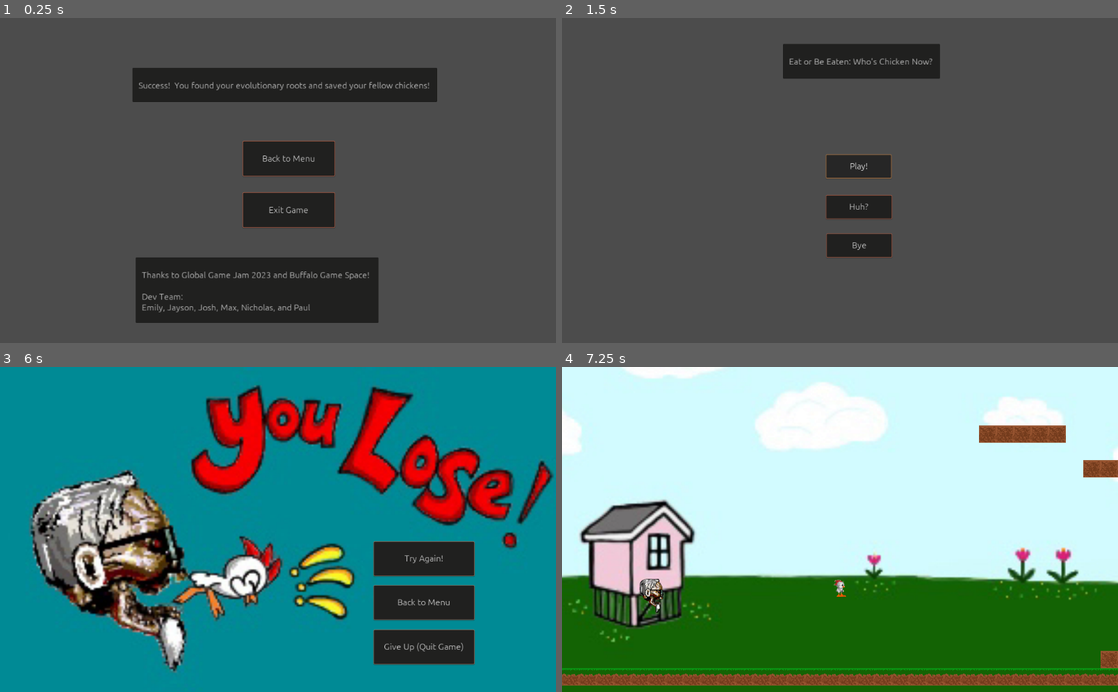
Above: before the commit, frames 1-4 (two rows, left to right).
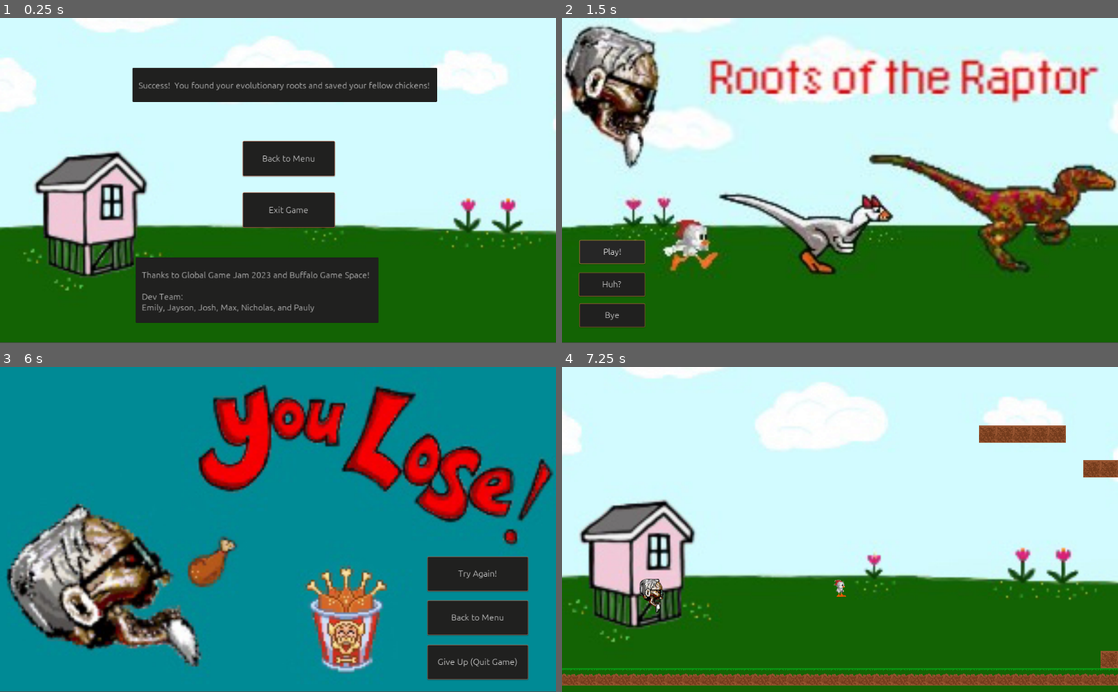
Above: after the commit, the same moments.

Repository: crampeet/eat-or-be-eaten
Game: Godot game, scene res://Scenes/win.tscn
Same seed, same stepped clock (60 frames per second), same inputs: the game is played once before the commit and once after it. This scene is started directly instead of the project's main scene. Sound files missing from this copy of the repository are replaced by a short silence.
Inputs:
- Up to frame 1 (0.25 s): no input
- Up to frame 2 (1.5 s): click "Back to Menu" at 0.5 s; click "Play!" at 1.25 s
- Up to frame 3 (6 s): hold D (move_right) 2.03-3.53 s; tap Space (jump) at 2.27, 3.02, 4.52, 5.27 s; hold A (move_left) 3.53-4.28 s; hold D (move_right) 4.28-5.78 s; hold A (move_left) from 5.78 s (still down)
- Up to frame 4 (7.25 s): tap Space (jump) at 6.02 s; release A (move_left) at 6.5 s; click "Try Again!" at 6.5 s

The runs differ from the first frame. In frame 1, 81% of the frame differs, in the area x 0-100%, y 0-100%; in frame 2, 99%; in frame 3, 38%; in frame 4, nothing differs.

Commit message:
Added eggs and splash screen art
Updated with more art and refined music

Diff:
--- /dev/null
+++ b/GameData/Scenes/eggs.tscn
@@ -0,0 +1,71 @@
+[gd_scene load_steps=12 format=2]
+
+[ext_resource path="res://Assets/egg/Egg-Cracking.png" type="Texture" id=1]
+[ext_resource path="res://Scripts/egg_controller.gd" type="Script" id=2]
+
+[sub_resource type="AtlasTexture" id=9]
+flags = 4
+atlas = ExtResource( 1 )
+region = Rect2( 96, 0, 32, 32 )
+
+[sub_resource type="AtlasTexture" id=10]
+flags = 4
+atlas = ExtResource( 1 )
+region = Rect2( 128, 0, 32, 32 )
+
+[sub_resource type="AtlasTexture" id=1]
+flags = 4
+atlas = ExtResource( 1 )
+region = Rect2( 0, 0, 32, 32 )
+
+[sub_resource type="AtlasTexture" id=2]
+flags = 4
+atlas = ExtResource( 1 )
+region = Rect2( 32, 0, 32, 32 )
+
+[sub_resource type="AtlasTexture" id=3]
+flags = 4
+atlas = ExtResource( 1 )
+region = Rect2( 64, 0, 32, 32 )
+
+[sub_resource type="AtlasTexture" id=4]
+flags = 4
+atlas = ExtResource( 1 )
+region = Rect2( 96, 0, 32, 32 )
+
+[sub_resource type="AtlasTexture" id=5]
+flags = 4
+atlas = ExtResource( 1 )
+region = Rect2( 128, 0, 32, 32 )
+
+[sub_resource type="AtlasTexture" id=11]
+flags = 4
+atlas = ExtResource( 1 )
+region = Rect2( 0, 0, 32, 32 )
+
+[sub_resource type="SpriteFrames" id=8]
+animations = [ {
+"frames": [ SubResource( 9 ), SubResource( 10 ) ],
+"loop": true,
+"name": "celebrate",
+"speed": 5.0
+}, {
+"frames": [ SubResource( 1 ), SubResource( 2 ), SubResource( 3 ), SubResource( 4 ), SubResource( 5 ) ],
+"loop": false,
+"name": "hatch",
+"speed": 5.0
+}, {
+"frames": [ SubResource( 11 ) ],
+"loop": false,
+"name": "idle",
+"speed": 5.0
+} ]
+
+[node name="Egg" type="KinematicBody2D"]
+script = ExtResource( 2 )
+
+[node name="AnimatedSprite" type="AnimatedSprite" parent="."]
+frames = SubResource( 8 )
+animation = "celebrate"
+frame = 1
+playing = true
--- a/GameData/Scenes/lose.tscn
+++ b/GameData/Scenes/lose.tscn
@@ -1,7 +1,7 @@
 [gd_scene load_steps=3 format=2]
 
 [ext_resource path="res://Scenes/ui_lose.tscn" type="PackedScene" id=1]
-[ext_resource path="res://Assets/backgrounds/lose_background.png" type="Texture" id=2]
+[ext_resource path="res://Assets/backgrounds/lose_background_drumsticks.png" type="Texture" id=2]
 
 [node name="Lose Screen" type="Node2D"]
 
@@ -10,8 +10,8 @@
 [node name="Lose Menu" parent="CanvasLayer" instance=ExtResource( 1 )]
 
 [node name="Background" type="Sprite" parent="CanvasLayer"]
-position = Vector2( -62, 0 )
-scale = Vector2( 3.4, 3.4 )
+position = Vector2( -40, 0 )
+scale = Vector2( 3.33, 3.33 )
 z_index = -1
 texture = ExtResource( 2 )
 centered = false
--- a/GameData/Scenes/main.tscn
+++ b/GameData/Scenes/main.tscn
@@ -1,14 +1,10 @@
-[gd_scene load_steps=89 format=2]
+[gd_scene load_steps=85 format=2]
 
 [ext_resource path="res://Assets/jungle tileset/jungle tileset.png" type="Texture" id=1]
 [ext_resource path="res://Scenes/player.tscn" type="PackedScene" id=2]
 [ext_resource path="res://Scenes/ui_pause.tscn" type="PackedScene" id=3]
-[ext_resource path="res://Assets/parallax background/plx-4-big.png" type="Texture" id=4]
-[ext_resource path="res://Assets/parallax background/plx-1-big.png" type="Texture" id=5]
-[ext_resource path="res://Assets/parallax background/plx-3-big.png" type="Texture" id=6]
-[ext_resource path="res://Assets/parallax background/plx-2-big.png" type="Texture" id=7]
+[ext_resource path="res://Scenes/eggs.tscn" type="PackedScene" id=4]
 [ext_resource path="res://Assets/ground tiles/Ground_Tile-1.png" type="Texture" id=8]
-[ext_resource path="res://Assets/parallax background/plx-5-big.png" type="Texture" id=9]
 [ext_resource path="res://Scripts/main_controller.gd" type="Script" id=10]
 [ext_resource path="res://Scenes/kernel.tscn" type="PackedScene" id=11]
 [ext_resource path="res://Assets/backgrounds/farm_background1_png.png" type="Texture" id=12]
@@ -1522,48 +1518,6 @@
 texture = ExtResource( 22 )
 centered = false
 
-[node name="ParallaxBackground" type="ParallaxBackground" parent="."]
-visible = false
-scroll_ignore_camera_zoom = true
-
-[node name="ParallaxLayer" type="ParallaxLayer" parent="ParallaxBackground"]
-motion_scale = Vector2( 0, 1 )
-motion_mirroring = Vector2( 1152, 648 )
-
-[node name="Sprite" type="Sprite" parent="ParallaxBackground/ParallaxLayer"]
-texture = ExtResource( 5 )
-region_rect = Rect2( 0, 0, 1152, 648 )
-region_filter_clip = true
-
-[node name="ParallaxLayer2" type="ParallaxLayer" parent="ParallaxBackground"]
-motion_scale = Vector2( 0.6, 1 )
-motion_mirroring = Vector2( 1152, 648 )
-
-[node name="Sprite" type="Sprite" parent="ParallaxBackground/ParallaxLayer2"]
-texture = ExtResource( 7 )
-region_rect = Rect2( 0, 0, 1152, 648 )
-
-[node name="ParallaxLayer3" type="ParallaxLayer" parent="ParallaxBackground"]
-motion_scale = Vector2( 0.7, 1 )
-motion_mirroring = Vector2( 1150, 0 )
-
-[node name="Sprite" type="Sprite" parent="ParallaxBackground/ParallaxLayer3"]
-texture = ExtResource( 6 )
-
-[node name="ParallaxLayer4" type="ParallaxLayer" parent="ParallaxBackground"]
-motion_scale = Vector2( 0.8, 1 )
-motion_mirroring = Vector2( 1150, 0 )
-
-[node name="Sprite" type="Sprite" parent="ParallaxBackground/ParallaxLayer4"]
-texture = ExtResource( 4 )
-
-[node name="ParallaxLayer5" type="ParallaxLayer" parent="ParallaxBackground"]
-motion_scale = Vector2( 0.9, 1 )
-motion_mirroring = Vector2( 1150, 0 )
-
-[node name="Sprite" type="Sprite" parent="ParallaxBackground/ParallaxLayer5"]
-texture = ExtResource( 9 )
-
 [node name="Backgrounds" type="Node2D" parent="."]
 z_index = -10
 
@@ -1616,5 +1570,22 @@
 [node name="AudioWin" type="AudioStreamPlayer2D" parent="."]
 stream = ExtResource( 23 )
 
+[node name="EggFriends" type="Node2D" parent="."]
+
+[node name="Egg1" parent="EggFriends" instance=ExtResource( 4 )]
+position = Vector2( 5671, 239 )
+
+[node name="Egg2" parent="EggFriends" instance=ExtResource( 4 )]
+position = Vector2( 5613, 239 )
+
+[node name="Egg3" parent="EggFriends" instance=ExtResource( 4 )]
+position = Vector2( 5546, 239 )
+
+[node name="Egg4" parent="EggFriends" instance=ExtResource( 4 )]
+position = Vector2( 5468, 240 )
+
+[node name="Egg5" parent="EggFriends" instance=ExtResource( 4 )]
+position = Vector2( 5745, 238 )
+
 [connection signal="body_entered" from="WinArea" to="." method="_on_WinArea_body_entered"]
 [connection signal="body_entered" from="DevolveArea1" to="player" method="_on_DevolveArea1_body_entered"]
--- a/GameData/Scenes/start.tscn
+++ b/GameData/Scenes/start.tscn
@@ -1,6 +1,7 @@
-[gd_scene load_steps=2 format=2]
+[gd_scene load_steps=3 format=2]
 
 [ext_resource path="res://Scenes/ui_start.tscn" type="PackedScene" id=1]
+[ext_resource path="res://Assets/backgrounds/load_screen.png" type="Texture" id=2]
 
 [node name="Start Screen" type="Node2D"]
 
@@ -9,3 +10,8 @@
 [node name="Start Menu" parent="CanvasLayer" instance=ExtResource( 1 )]
 
 [node name="Background" type="Sprite" parent="CanvasLayer"]
+position = Vector2( -10, 0 )
+scale = Vector2( 3.33, 3.33 )
+z_index = -1
+texture = ExtResource( 2 )
+centered = false
--- a/GameData/Scenes/ui_lose.tscn
+++ b/GameData/Scenes/ui_lose.tscn
@@ -22,26 +22,26 @@
 scroll_active = false
 
 [node name="Replay Button" type="Button" parent="."]
-margin_left = 688.0
-margin_top = 322.0
-margin_right = 874.0
-margin_bottom = 386.0
+margin_left = 787.0
+margin_top = 350.0
+margin_right = 973.0
+margin_bottom = 414.0
 theme = ExtResource( 1 )
 text = "Try Again!"
 
 [node name="Back to Menu Button" type="Button" parent="."]
-margin_left = 688.0
-margin_top = 403.0
-margin_right = 874.0
-margin_bottom = 467.0
+margin_left = 787.0
+margin_top = 431.0
+margin_right = 973.0
+margin_bottom = 495.0
 theme = ExtResource( 1 )
 text = "Back to Menu"
 
 [node name="Quit Button" type="Button" parent="."]
-margin_left = 688.0
-margin_top = 485.0
-margin_right = 874.0
-margin_bottom = 549.0
+margin_left = 787.0
+margin_top = 513.0
+margin_right = 973.0
+margin_bottom = 577.0
 theme = ExtResource( 1 )
 text = "Give Up (Quit Game)"
 
--- a/GameData/Scenes/ui_start.tscn
+++ b/GameData/Scenes/ui_start.tscn
@@ -13,30 +13,31 @@
 script = ExtResource( 2 )
 
 [node name="Play Button" type="Button" parent="."]
-margin_left = 486.0
-margin_top = 252.0
-margin_right = 607.0
-margin_bottom = 296.0
+margin_left = 32.0
+margin_top = 410.0
+margin_right = 153.0
+margin_bottom = 454.0
 theme = ExtResource( 1 )
 text = "Play!"
 
 [node name="How to Play Button" type="Button" parent="."]
-margin_left = 486.0
-margin_top = 327.0
-margin_right = 608.0
-margin_bottom = 371.0
+margin_left = 31.0
+margin_top = 470.0
+margin_right = 153.0
+margin_bottom = 514.0
 theme = ExtResource( 1 )
 text = "Huh?"
 
 [node name="Quit Button" type="Button" parent="."]
-margin_left = 487.0
-margin_top = 398.0
-margin_right = 608.0
-margin_bottom = 442.0
+margin_left = 32.0
+margin_top = 527.0
+margin_right = 153.0
+margin_bottom = 571.0
 theme = ExtResource( 1 )
 text = "Bye"
 
 [node name="RichTextLabel" type="RichTextLabel" parent="."]
+visible = false
 margin_left = 407.0
 margin_top = 48.0
 margin_right = 696.0
--- a/GameData/Scenes/ui_win.tscn
+++ b/GameData/Scenes/ui_win.tscn
@@ -1,9 +1,10 @@
-[gd_scene load_steps=5 format=2]
+[gd_scene load_steps=6 format=2]
 
 [ext_resource path="res://Assets/DarkTheme/Dark.theme" type="Theme" id=1]
 [ext_resource path="res://Scripts/menu_win.gd" type="Script" id=2]
 [ext_resource path="res://Assets/sounds/Hop.wav" type="AudioStream" id=3]
 [ext_resource path="res://Assets/sounds/Peck.wav" type="AudioStream" id=4]
+[ext_resource path="res://Assets/sounds/DeEvolution-youwin.mp3" type="AudioStream" id=5]
 
 [node name="Win Menu" type="Control"]
 anchor_right = 1.0
@@ -36,7 +37,7 @@
 theme = ExtResource( 1 )
 text = "Exit Game"
 
-[node name="RichTextLabel2" type="RichTextLabel" parent="."]
+[node name="CreditsLabel" type="RichTextLabel" parent="."]
 margin_left = 250.0
 margin_top = 442.0
 margin_right = 697.0
@@ -46,7 +47,7 @@
   Thanks to Global Game Jam 2023 and Buffalo Game Space!
 
   Dev Team:
-  Emily, Jayson, Josh, Max, Nicholas, and Paul"
+  Emily, Jayson, Josh, Max, Nicholas, and Pauly"
 scroll_active = false
 
 [node name="AudioClick" type="AudioStreamPlayer2D" parent="."]
@@ -55,5 +56,10 @@
 [node name="AudioQuit" type="AudioStreamPlayer2D" parent="."]
 stream = ExtResource( 3 )
 
+[node name="AudioWin" type="AudioStreamPlayer2D" parent="."]
+position = Vector2( 600, 0 )
+stream = ExtResource( 5 )
+volume_db = -6.0
+
 [connection signal="pressed" from="Back to Menu Button" to="." method="_on_Back_to_Menu_Button_pressed"]
 [connection signal="pressed" from="Quit Button" to="." method="_on_Quit_Button_pressed"]
--- a/GameData/Scenes/win.tscn
+++ b/GameData/Scenes/win.tscn
@@ -1,6 +1,7 @@
-[gd_scene load_steps=2 format=2]
+[gd_scene load_steps=3 format=2]
 
 [ext_resource path="res://Scenes/ui_win.tscn" type="PackedScene" id=1]
+[ext_resource path="res://Assets/backgrounds/farm_background1_png.png" type="Texture" id=2]
 
 [node name="Win Screen" type="Node2D"]
 
@@ -9,3 +10,7 @@
 [node name="Win Menu" parent="CanvasLayer" instance=ExtResource( 1 )]
 
 [node name="Background" type="Sprite" parent="CanvasLayer"]
+scale = Vector2( 3.33, 3.33 )
+z_index = -1
+texture = ExtResource( 2 )
+centered = false
--- /dev/null
+++ b/GameData/Scripts/egg_controller.gd
@@ -0,0 +1,12 @@
+extends Node
+
+onready var player = get_node("AnimatedSprite")
+
+# Called when the node enters the scene tree for the first time.
+func _ready():
+	player.play("idle")
+
+func hatch():
+	player.play("hatch")
+	yield(player, "animation_finished")
+	player.play("celebrate")
--- a/GameData/Scripts/main_controller.gd
+++ b/GameData/Scripts/main_controller.gd
@@ -9,6 +9,11 @@
 	wincount += 1
 	if wincount > 1:
 		print("You Win!")
+		get_node("EggFriends/Egg1").hatch()
+		get_node("EggFriends/Egg2").hatch()
+		get_node("EggFriends/Egg3").hatch()
+		get_node("EggFriends/Egg4").hatch()
+		get_node("EggFriends/Egg5").hatch()
 		$AudioWin.play()
 		# Stop the script until the sound has completed playing.
 		yield($AudioWin, "finished")
--- a/GameData/Scripts/menu_win.gd
+++ b/GameData/Scripts/menu_win.gd
@@ -1,5 +1,7 @@
 extends Control
 
+func _ready():
+	$AudioWin.play()
 
 func _on_Back_to_Menu_Button_pressed():
 	$AudioClick.play()
--- a/GameData/project.godot
+++ b/GameData/project.godot
@@ -50,9 +50,10 @@
 
 [application]
 
-config/name="Who is Chicken Now"
+config/name="Roots of the Raptor"
+config/description="2D platformer where the player uses reverse evolution to find their genetic roots and thwart a fast food plot."
 run/main_scene="res://Scenes/start.tscn"
-boot_splash/image="res://Assets/backgrounds/farm_background1_png.png"
+boot_splash/image="res://Assets/backgrounds/load_screen.png"
 config/icon="res://Assets/chicken/CHICKEN_Stand.png"
 
 [gui]
Binary file removed: GameData/Assets/Chacter with outline/files/full jump animation outline.ase
Binary file removed: GameData/Assets/Chacter with outline/files/idle outline.ase
Binary file removed: GameData/Assets/Chacter with outline/files/ledge grab outline.ase
Binary file removed: GameData/Assets/Chacter with outline/files/run outline.ase
Binary file removed: GameData/Assets/Chacter with outline/sprites/idle outline.gif
Binary file removed: GameData/Assets/Chacter with outline/sprites/jump outline.png
Not shown, removed: GameData/Assets/Chacter with outline/sprites/jump outline.png.import
Binary file removed: GameData/Assets/Chacter with outline/sprites/landing outline.png
Not shown, removed: GameData/Assets/Chacter with outline/sprites/landing outline.png.import
Binary file removed: GameData/Assets/Chacter with outline/sprites/ledge grab outline.gif
Binary file removed: GameData/Assets/Chacter with outline/sprites/mid air outline.gif
Binary file removed: GameData/Assets/Chacter with outline/sprites/run outline.gif
(and 80 more such lines)
